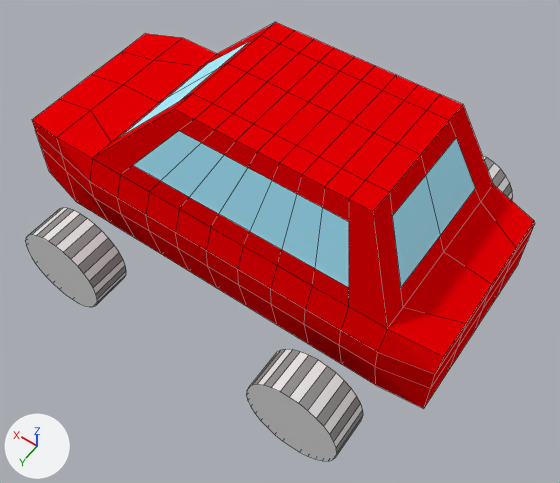
An edit to the Blender file Blender/auto.blend, drawn before and after from the same camera.
Both versions are drawn from a 50 mm camera at (-2.67, 4.32, 7.08) aimed at (0.16, 0.35, 0.85). The axes (+X, +Y, +Z) are drawn at lower left. The lights are the same throughout. Mesh edges are drawn as thin lines.

In view in the first picture: 'BandenAchter', 'BandenVoor', 'Bolide'.
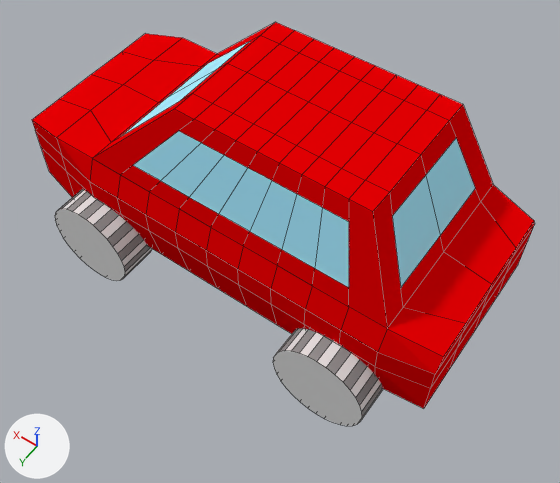
Commit message: De wielen zitten nu onder de auto ipv ernaast zweven

Patch to the scene script:
```diff
--- a/Blender/auto.blend.py
+++ b/Blender/auto.blend.py
@@ me_cube_002 @@
 me_cube_002.from_pydata(...)  # 64 vertices, 34 faces; spans x -0.508..0.492, y 1.345..1.786, z -0.498..0.502
 # used by ob_bandenvoor; location = (1.95, 0.0, 0.5); rotation_euler = (0.0, 0.0341, 0.0), in degrees (0, 2, 0)
+# me_cube_002 part 1: the whole mesh is moved by (0.0, -0.421, 0.0)
 me_cube_002.materials.append(mat_zwart)
@@ me_cube_000 @@
 me_cube_000.from_pydata(...)  # 64 vertices, 34 faces; spans x -0.475..0.525, y 1.345..1.786, z -0.49..0.51
 # used by ob_bandenachter; location = (-1.0, 0.0, 0.5); rotation_euler = (0.0, 0.0344, 0.0), in degrees (0, 2, 0)
+# me_cube_000 part 2: the whole mesh is moved by (0.0, -0.421, 0.0)
 me_cube_000.materials.append(mat_zwart)
```

Boxes (x1, y1, x2, y2) around the edits, measured in the pictures (560 x 483 px):
'BandenAchter', mesh moved
    before: (246, 155, 513, 461)
    after: (273, 328, 383, 426)
'BandenVoor', mesh moved
    before: (26, 208, 126, 307)
    after: (55, 189, 152, 281)
